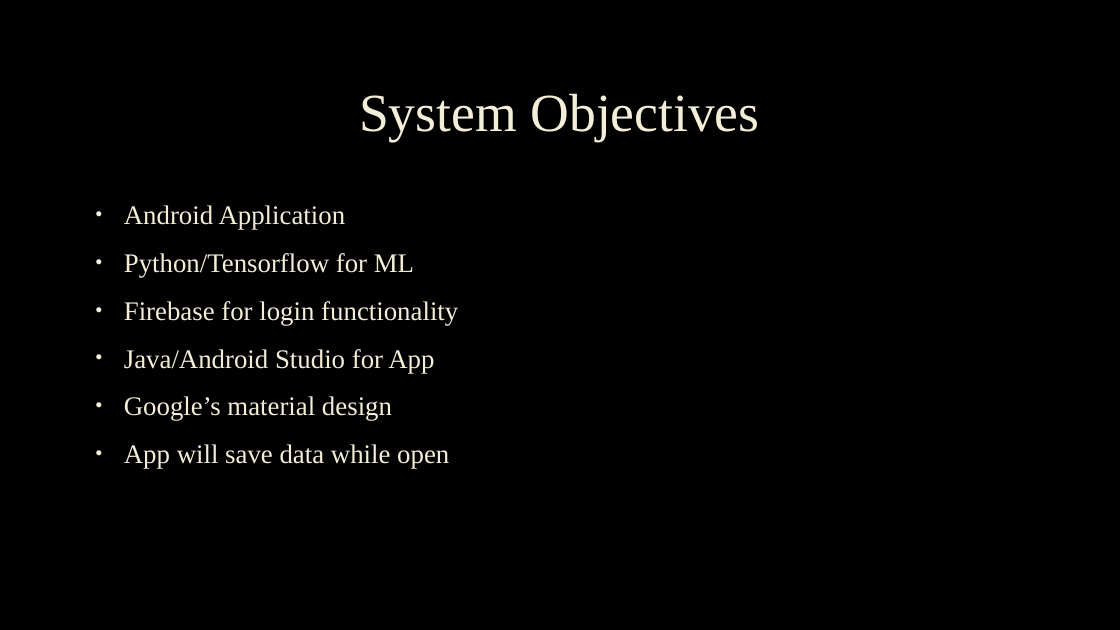
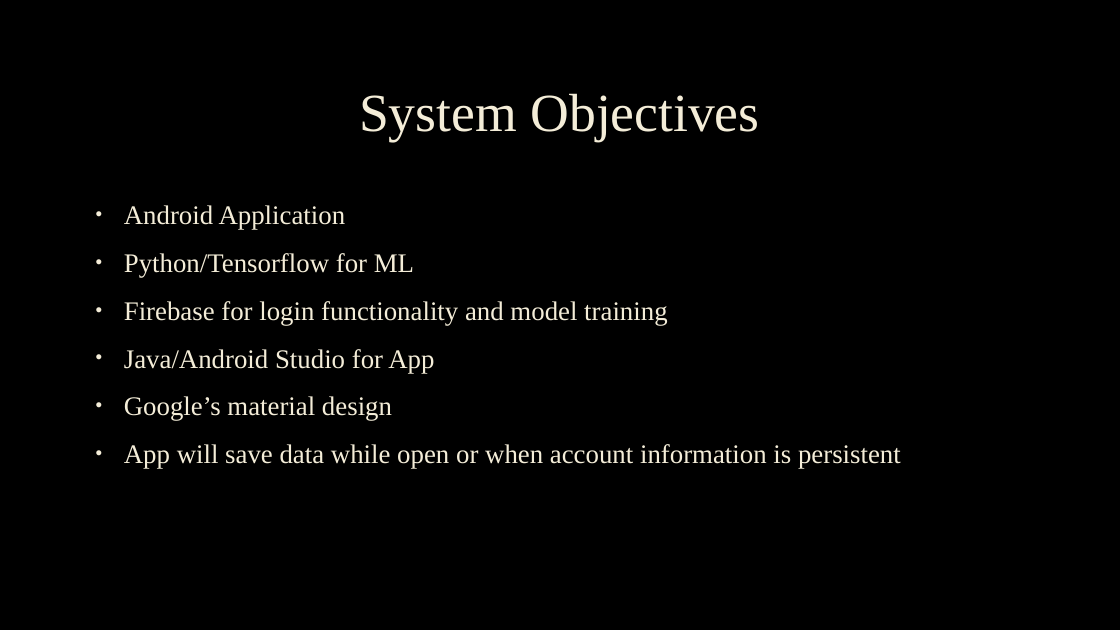
Before and after one commit to willpanderson/Auto-Learn, a slide deck: slide 5 of Documentation/Increment4_Final Binder/Auto-Learn_PCP_002_3310Term2020.pptx. Drawn at 1120x630 pixels with LibreOffice and Linux fonts; fonts in the diff are those of the drawing; background and template pictures are left out. Boxes give left, top, right and bottom in pixels: in the first picture for what was removed or moved away, otherwise in the second. Text is boxed around its words. In the diff, an @@ line names an element or a change of style, - is before the commit and + after.

Commit message:
Updates

```diff
--- a/Documentation/Increment4_Final Binder/Auto-Learn_PCP_002_3310Term2020.pptx
+++ b/Documentation/Increment4_Final Binder/Auto-Learn_PCP_002_3310Term2020.pptx
@@ text at (x1=124, y1=301, x2=667, y2=326): text changed @@
-• Firebase for login functionality
+• Firebase for login functionality and model training
@@ text at (x1=124, y1=444, x2=901, y2=469): text changed @@
-• App will save data while open
+• App will save data while open or when account information is persistent
```
